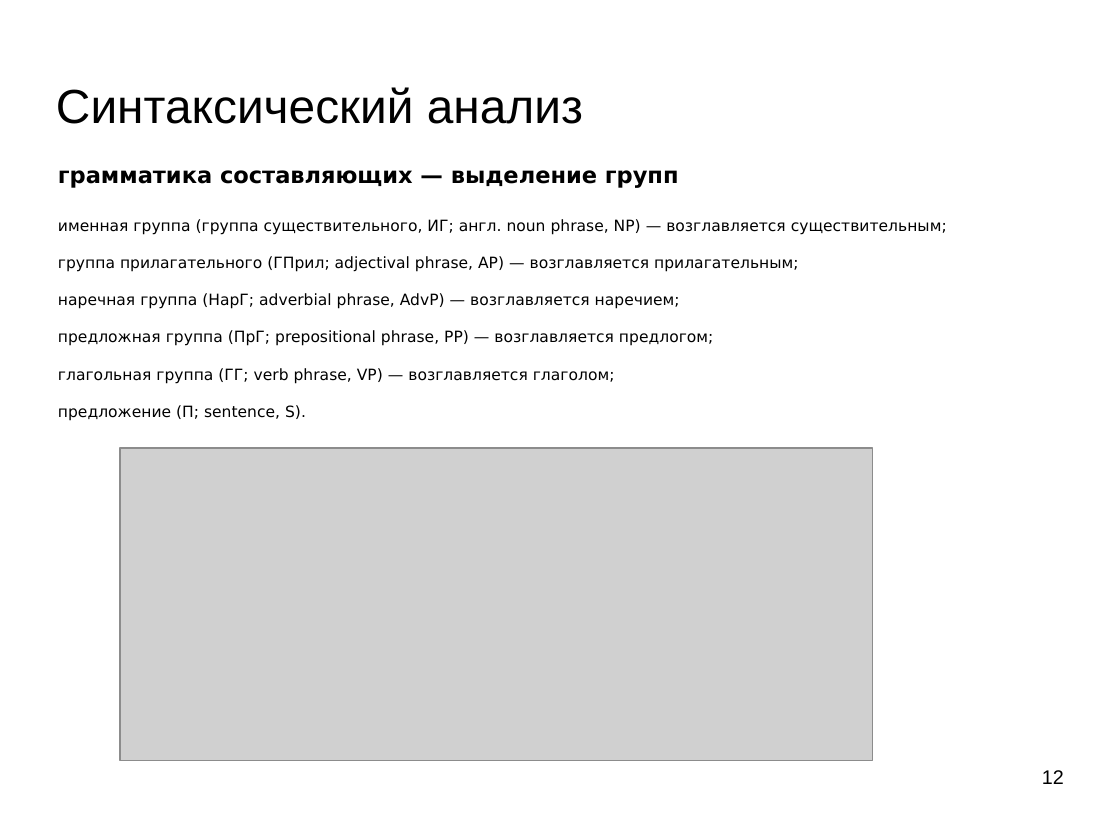
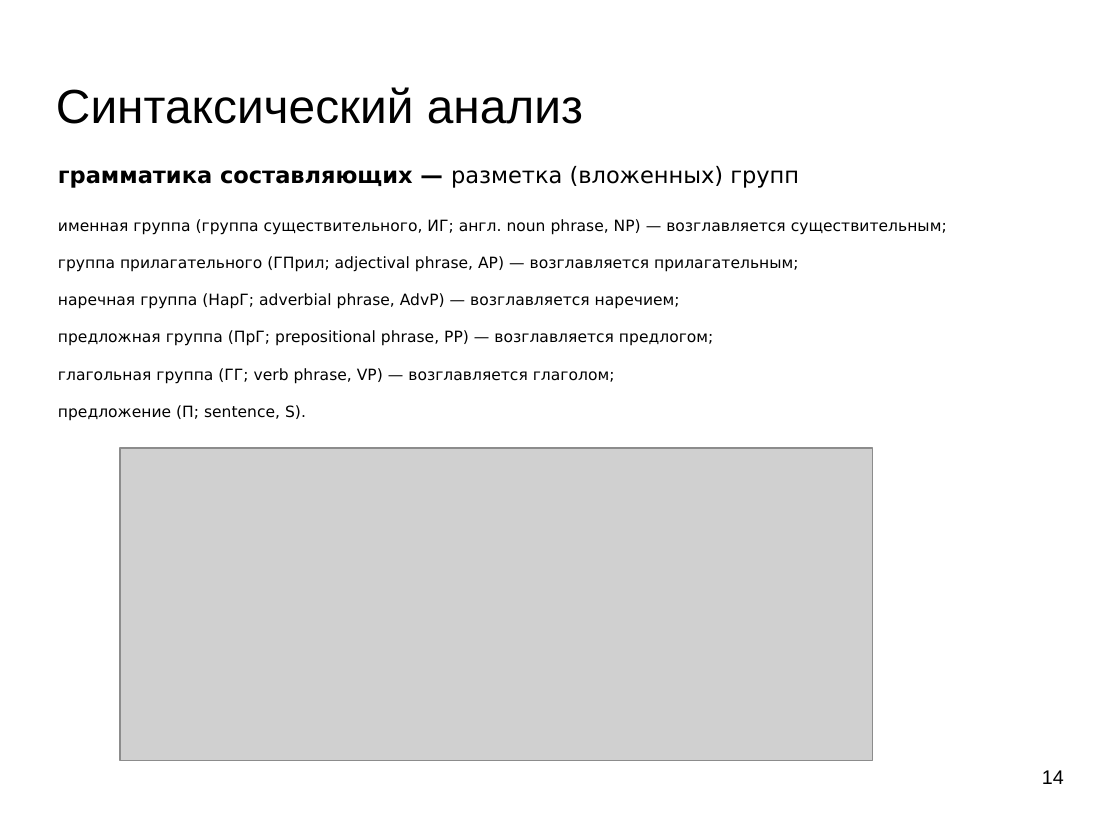
Before and after one commit to mechanoid5/ml_nlp_2022, a slide deck: slide 14 of 07-synt-grammar.odp (slide 12 before the commit). Drawn at 1120x840 pixels with LibreOffice and Linux fonts; fonts in the diff are those of the drawing; grey boxes stand for pictures; background and template pictures are left out. Boxes give left, top, right and bottom in pixels: in the first picture for what was removed or moved away, otherwise in the second. Text is boxed around its words. In the diff, an @@ line names an element or a change of style, - is before the commit and + after.

```diff
--- a/07-synt-grammar.odp
+++ b/07-synt-grammar.odp
@@ text at (58, 166, 799, 188): text changed; bold off @@
-грамматика составляющих — выделение групп
+грамматика составляющих — разметка (вложенных) групп
@@ page number at (1042, 770, 1064, 784): text changed @@
-12
+14
```
Also in this commit, not shown: 5 other slides changed, 2 slides added, 6 other files.
